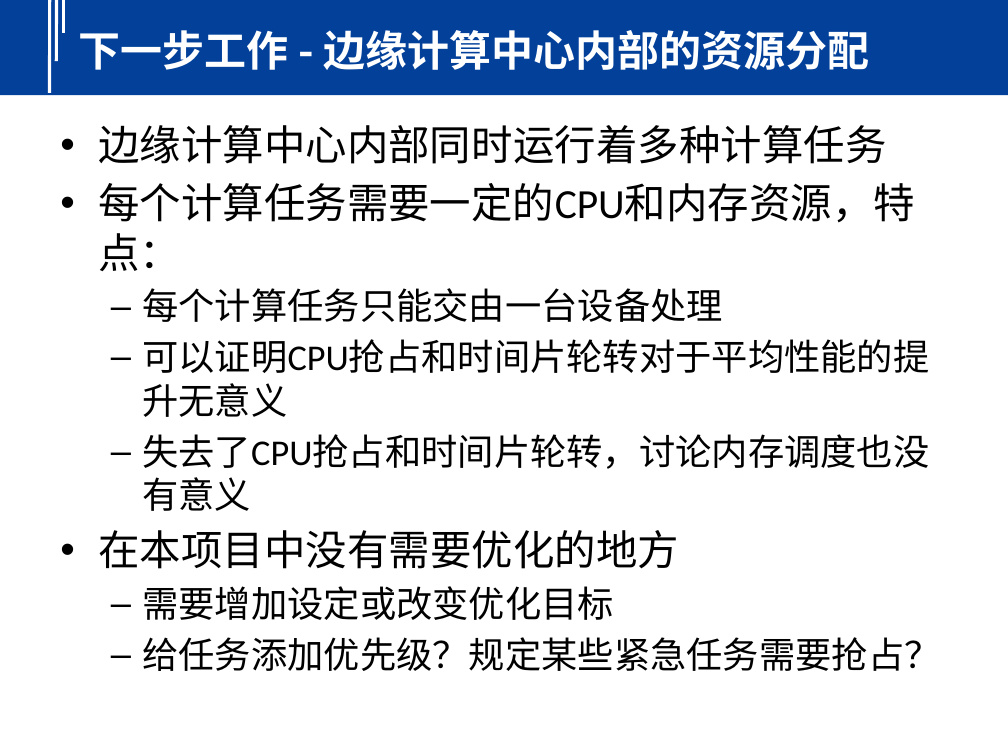
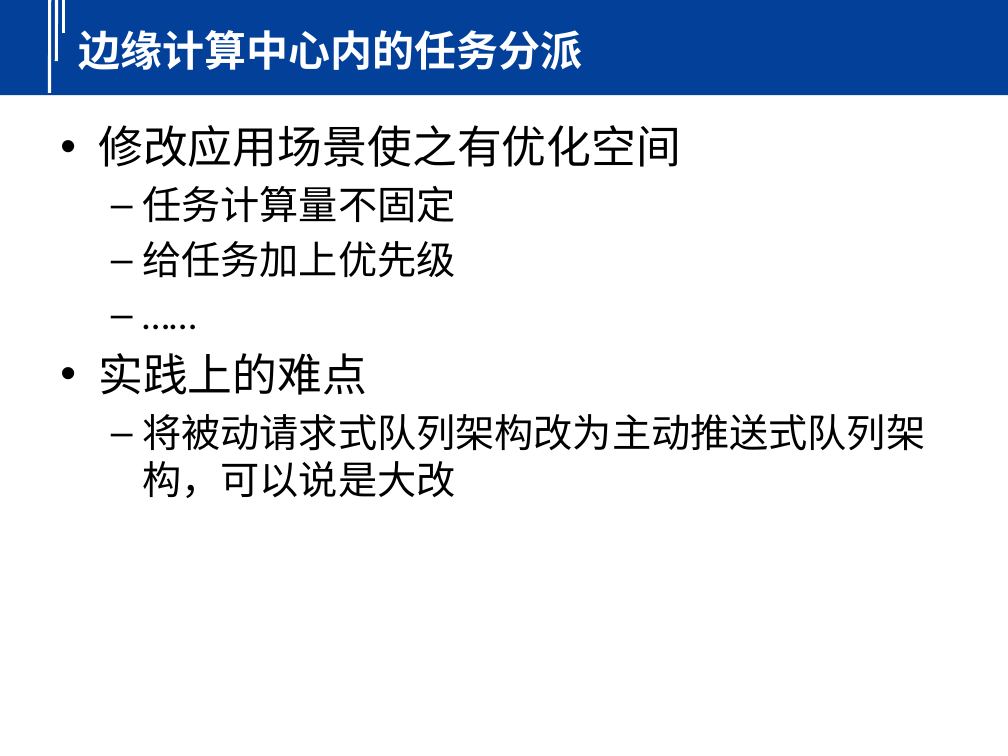
Before and after one commit to yindaheng98/DNet, a slide deck: slide 35 of 介绍（4：3）.pptx (slide 18 before the commit). Drawn at 1008x756 pixels with LibreOffice and Linux fonts; fonts in the diff are those of the drawing; background and template pictures are left out. Boxes give left, top, right and bottom in pixels: in the first picture for what was removed or moved away, otherwise in the second. Text is boxed around its words. In the diff, an @@ line names an element or a change of style, - is before the commit and + after.

Commit message:
PPT修改

```diff
--- a/介绍（4：3）.pptx
+++ b/介绍（4：3）.pptx
@@ title at (79, 30, 583, 70): text changed @@
-下一步工作 - 边缘计算中心内部的资源分配
+边缘计算中心内的任务分派
@@ text at (98, 125, 925, 498): text changed; size 25.9 to 28 pt @@
-• 边缘计算中心内部同时运行着多种计算任务
-• 每个计算任务需要一定的CPU和内存资源，特点：
-  – 每个计算任务只能交由一台设备处理
-  – 可以证明CPU抢占和时间片轮转对于平均性能的提升无意义
-  – 失去了CPU抢占和时间片轮转，讨论内存调度也没有意义
-• 在本项目中没有需要优化的地方
-  – 需要增加设定或改变优化目标
-  – 给任务添加优先级？规定某些紧急任务需要抢占？
+• 修改应用场景使之有优化空间
+  – 任务计算量不固定
+  – 给任务加上优先级
+  – ……
+• 实践上的难点
+  – 将被动请求式队列架构改为主动推送式队列架构，可以说是大改
```
Also in this commit, not shown: 14 other slides changed, 18 slides added.
